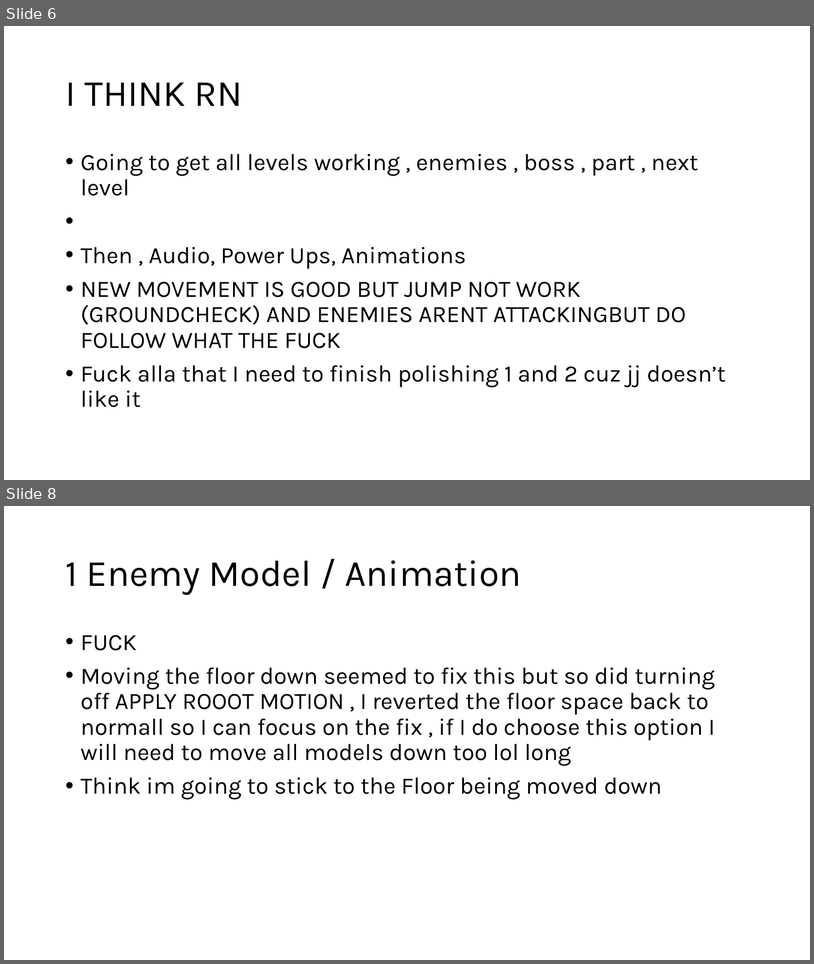
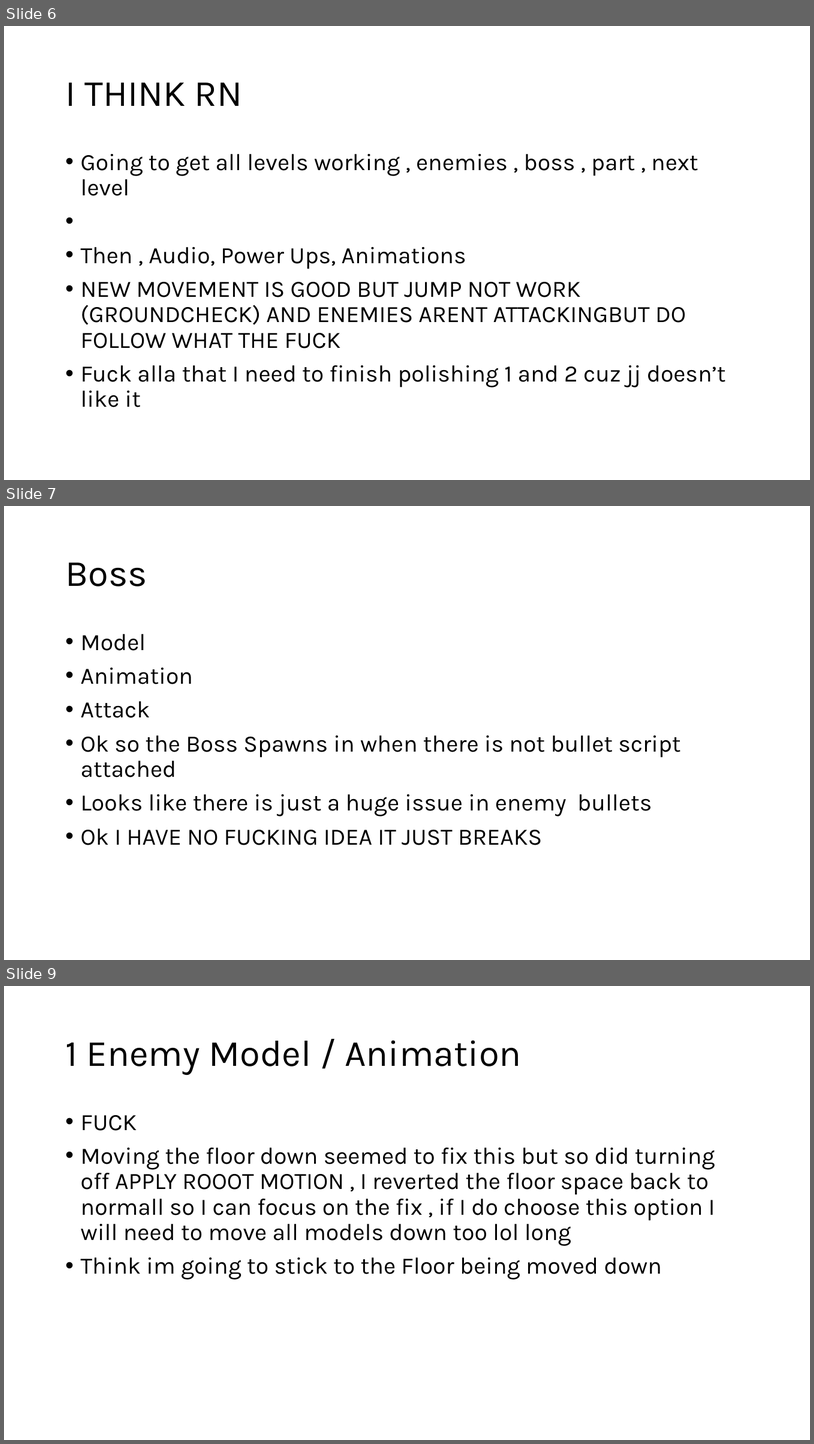
Before and after one commit to Mdot5596/Timeline-Takedown, a slide deck: Documentation/Report/Documentationofstuff.pptx. Shown one above the other, each under a label of ours: slides 6 and 8 before the commit, slides 6, 7 and 9 after it; the slides between them are not shown. The pictures are 814x964 and 814x1444 pixels, drawn with LibreOffice and Linux fonts; fonts in the diff are those of the drawing. Boxes give left, top, right and bottom in pixels: in the first picture for what was removed or moved away, otherwise in the second. Text is boxed around its words. In the diff, an @@ line names an element or a change of style, - is before the commit and + after.

```diff
--- a/Documentation/Report/Documentationofstuff.pptx
+++ b/Documentation/Report/Documentationofstuff.pptx
@@ slide 7 added at (4,506,810,960), background #FFFFFF @@
@@ title added at (65,562,147,586), 44 pt, text #000000 @@
+Boss
@@ text added at (81,634,681,845), 28 pt, text #000000 @@
+• Model
+• Animation
+• Attack
+• Ok so the Boss Spawns in when there is not bullet script attached
+• Looks like there is just a huge issue in enemy bullets
+• Ok I HAVE NO FUCKING IDEA IT JUST BREAKS
@@ what was slide 8 is now slide 9 @@
```
Also in this commit, not shown: 1 slide changed, 7 other slides added, 16 other files.
